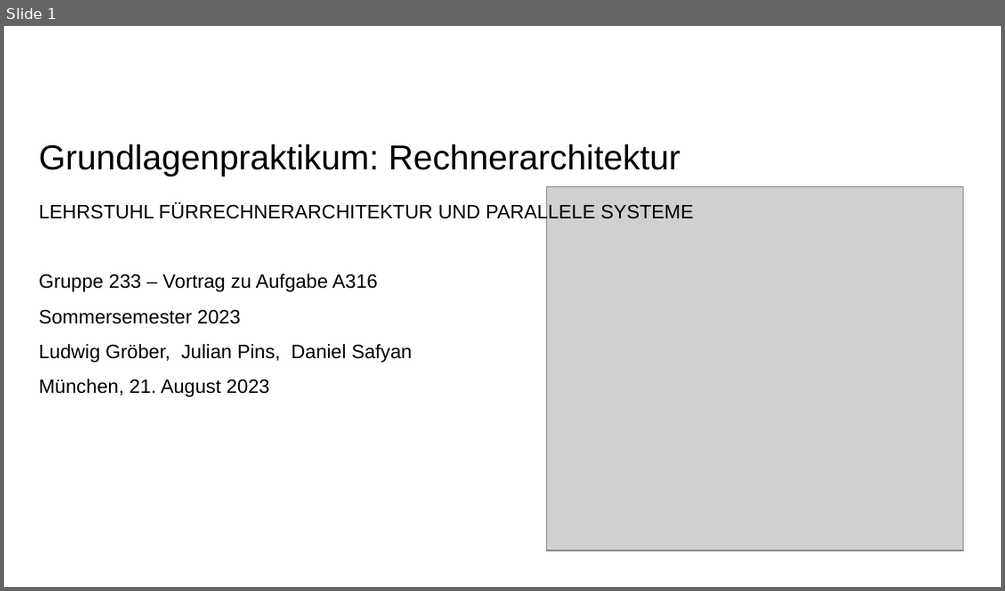
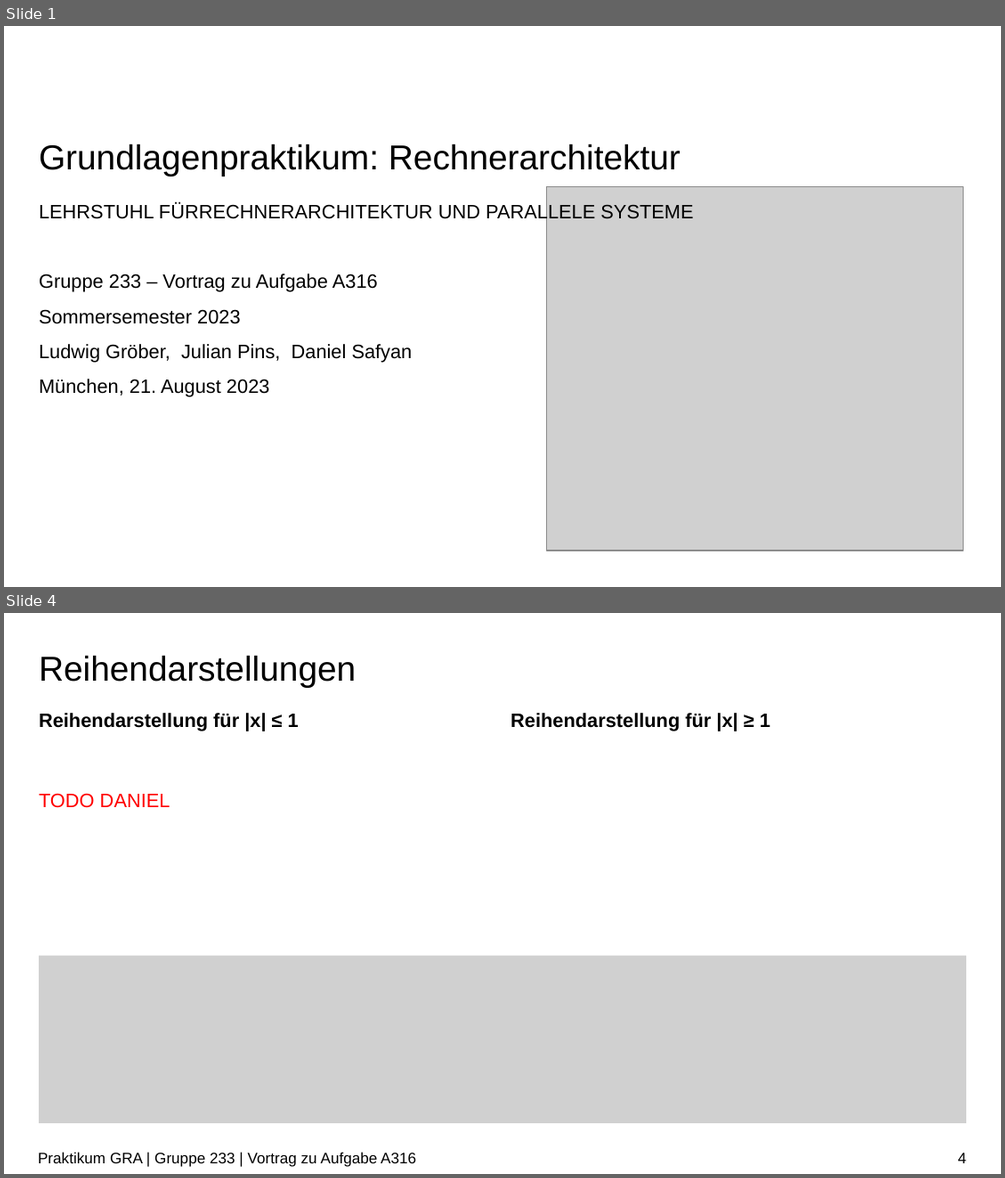
Before and after one commit to ludwiggr/ArSinH, a slide deck: Vortrag/Vortrag.pptx. Shown one above the other, each under a label of ours: slide 1 before the commit, slides 1 and 4 after it; the slides between them are not shown. The pictures are 1005x591 and 1005x1178 pixels, drawn with LibreOffice and Linux fonts; fonts in the diff are those of the drawing; grey boxes stand for pictures; background and template pictures are left out. Boxes give left, top, right and bottom in pixels: in the first picture for what was removed or moved away, otherwise in the second. Text is boxed around its words. In the diff, an @@ line names an element or a change of style, - is before the commit and + after.

Commit message:
neuer Ordner, Vortrag Update, latex Links fixed

```diff
--- a/Vortrag/Vortrag.pptx
+++ b/Vortrag/Vortrag.pptx
@@ slide 4 added at bbox=[4, 613, 1001, 1174], background #FFFFFF @@
@@ title added at bbox=[39, 655, 356, 688], 25 pt, text #000000 @@
+Reihendarstellungen
@@ text added at bbox=[39, 713, 299, 808], 14 pt, text #000000, bold @@
+Reihendarstellung für |x| ≤ 1
+TODO DANIEL
@@ text added at bbox=[510, 713, 770, 731], 14 pt, text #000000, bold @@
+Reihendarstellung für |x| ≥ 1
@@ picture added at bbox=[39, 955, 966, 1122] @@
@@ text added at bbox=[38, 1151, 416, 1167], 11 pt, text #000000 @@
+Praktikum GRA | Gruppe 233 | Vortrag zu Aufgabe A316
@@ page number added at bbox=[958, 1152, 967, 1163], 11 pt, text #000000 @@
+4
```
Also in this commit, not shown: 14 slides changed, 2 other slides added, 1 slide removed, 5 other files.
